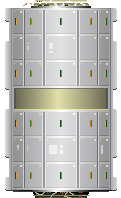
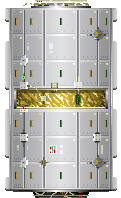
Two versions of the same layered image (121x198). Layer-by-layer changes:
painted on "Outer" over [5, 18, 117, 190]
painted on "Plates" over [14, 10, 108, 188]
painted on "Module" over [6, 8, 116, 190]
